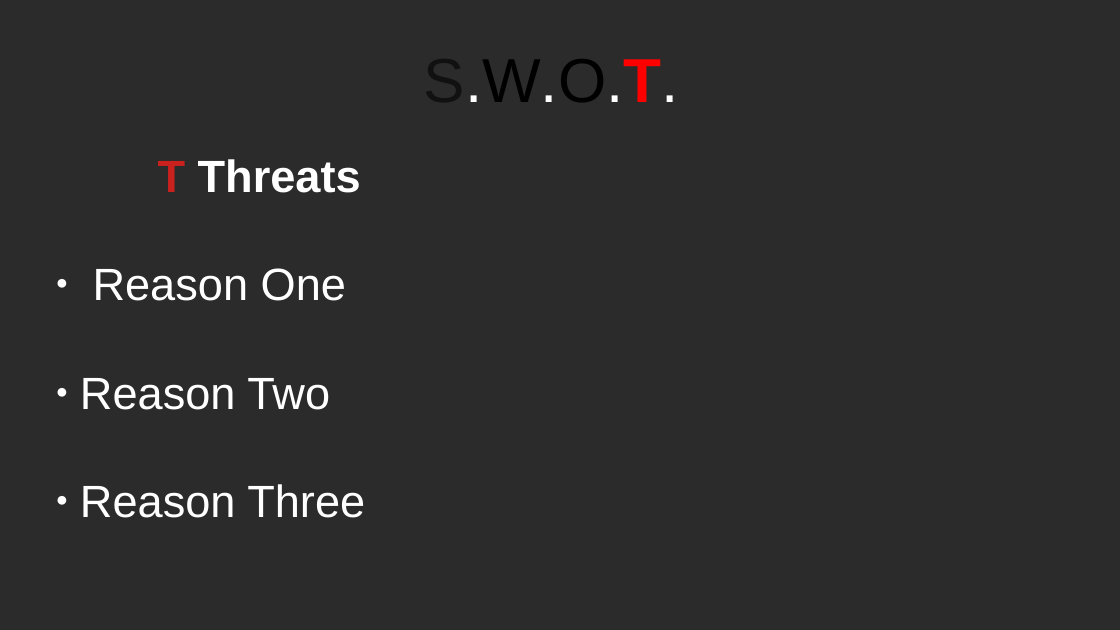
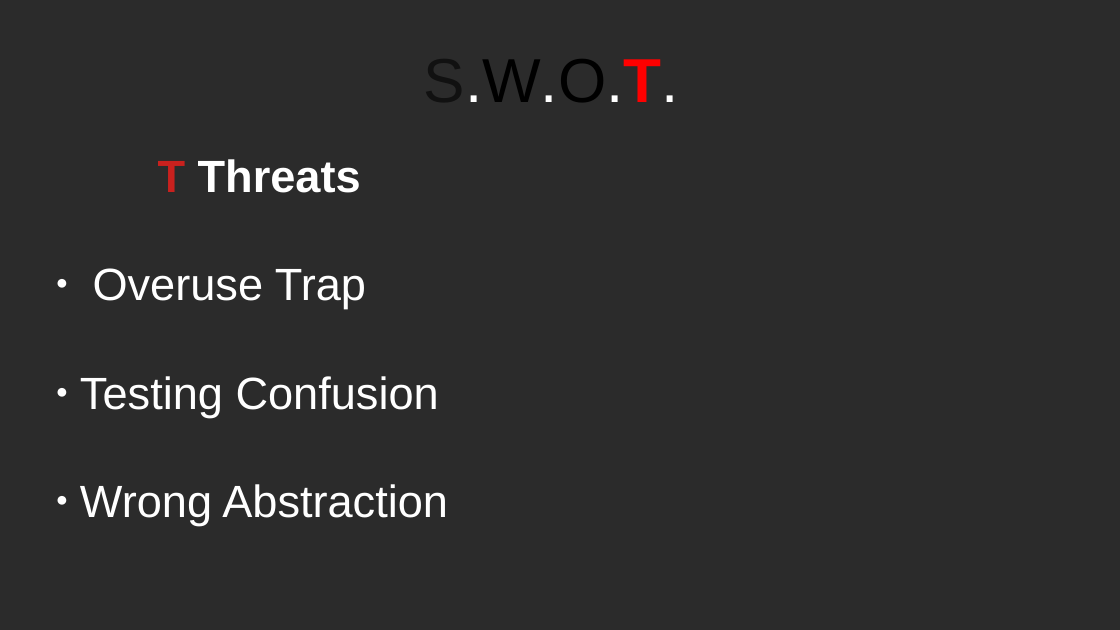
Before and after one commit to RayAndrade/JavaScriptStudy, a slide deck: slide 17 of Creational/Factory/swot.odp. Drawn at 1120x630 pixels with LibreOffice and Linux fonts; fonts in the diff are those of the drawing; background and template pictures are left out; a plain dark background stands for a picture behind light text. Boxes give left, top, right and bottom in pixels: in the first picture for what was removed or moved away, otherwise in the second. Text is boxed around its words. In the diff, an @@ line names an element or a change of style, - is before the commit and + after.

```diff
--- a/Creational/Factory/swot.odp
+++ b/Creational/Factory/swot.odp
@@ subtitle at [80,268,448,526]: text changed @@
-● Reason One
-● Reason Two
-● Reason Three
+● Overuse Trap
+● Testing Confusion
+● Wrong Abstraction
```
Also in this commit, not shown: 12 other slides changed, 48 other files.
